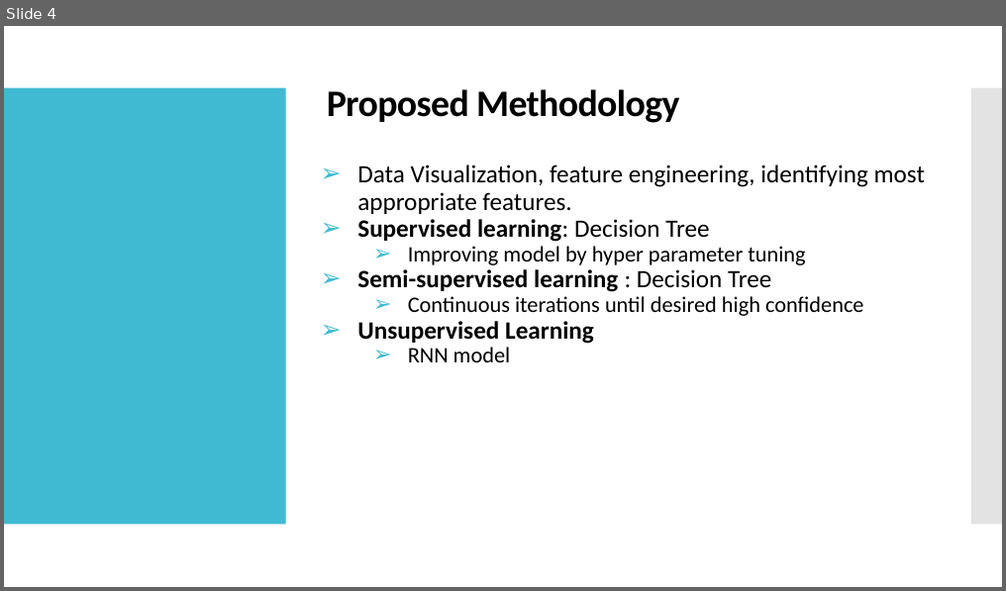
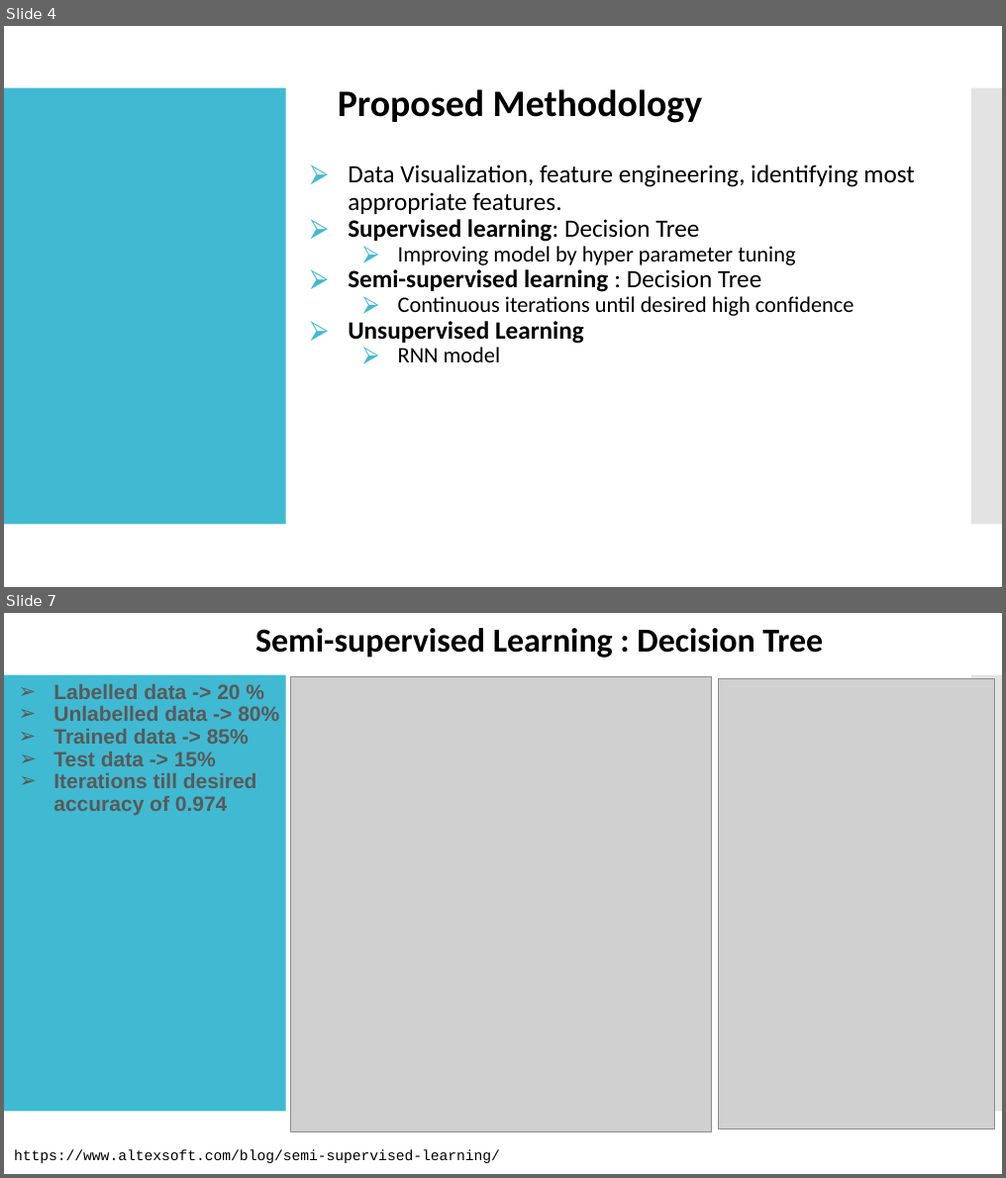
Before and after one commit to darshak-k/RainSenseAI-Project, a slide deck: Documentation/AI PPT.pptx. Shown one above the other, each under a label of ours: slide 4 before the commit, slides 4 and 7 after it; the slides between them are not shown. The pictures are 1006x591 and 1006x1178 pixels, drawn with LibreOffice and Linux fonts; fonts in the diff are those of the drawing; grey boxes stand for pictures; background and template pictures are left out. Boxes give left, top, right and bottom in pixels: in the first picture for what was removed or moved away, otherwise in the second. Text is boxed around its words. In the diff, an @@ line names an element or a change of style, - is before the commit and + after.

```diff
--- a/Documentation/AI PPT.pptx
+++ b/Documentation/AI PPT.pptx
@@ slide 7 added at (x1=4, y1=613, x2=1002, y2=1174), background picture (left out); not listed: 2 template elements that a slide beside it also shows @@
@@ title added at (x1=255, y1=628, x2=823, y2=658), 24.3 pt, text #000000, bold @@
+Semi-supervised Learning : Decision Tree
@@ text added at (x1=54, y1=684, x2=279, y2=816), 15 pt, text #595959, bold @@
+➢ Labelled data -> 20 %
+➢ Unlabelled data -> 80%
+➢ Trained data -> 85%
+➢ Test data -> 15%
+➢ Iterations till desired accuracy of 0.974
@@ picture added at (x1=290, y1=677, x2=712, y2=1132) @@
@@ picture added at (x1=718, y1=679, x2=994, y2=1129) @@
@@ text added at (x1=14, y1=1150, x2=500, y2=1163), 10.5 pt, text #000000 @@
+https://www.altexsoft.com/blog/semi-supervised-learning/
@@ slide 4 changed as well @@
@@ title "Proposed Methodology" at (x1=338, y1=89, x2=702, y2=123): letter spacing -0.5 to 0 pt @@
@@ text "Data Visualization, feature engineering, identifying ..." at (x1=348, y1=165, x2=914, y2=363): bullet ➢ to ⮚ @@
```
Also in this commit, not shown: 6 other slides changed, 4 other slides added, 4 slides removed, 5 other files.
